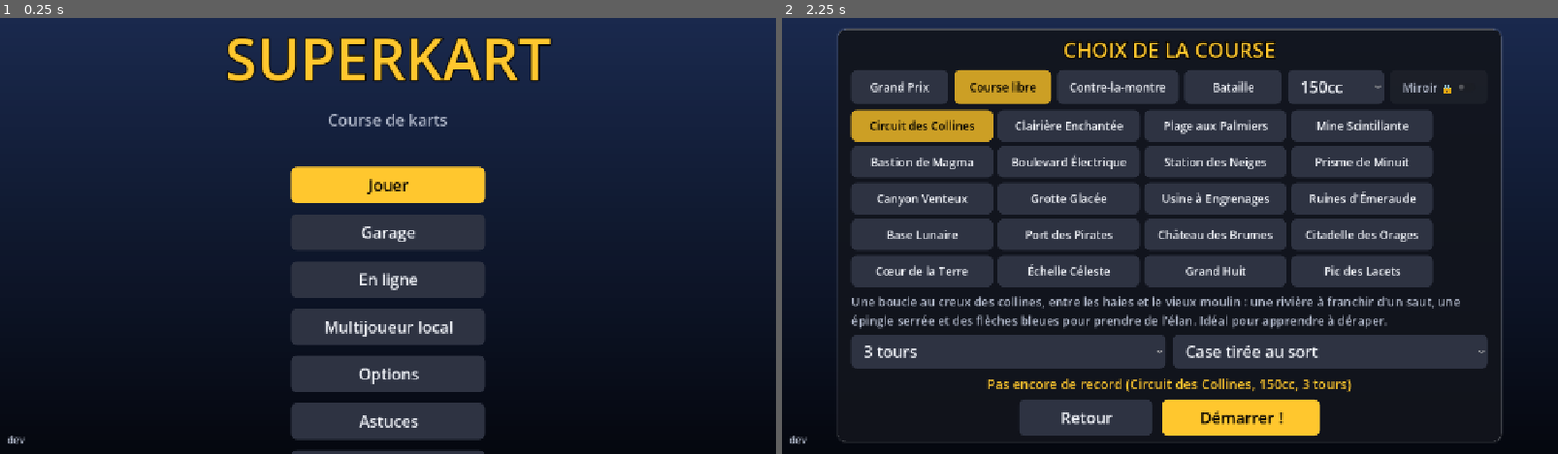
Above: before the commit, frames 1-2 (left to right).
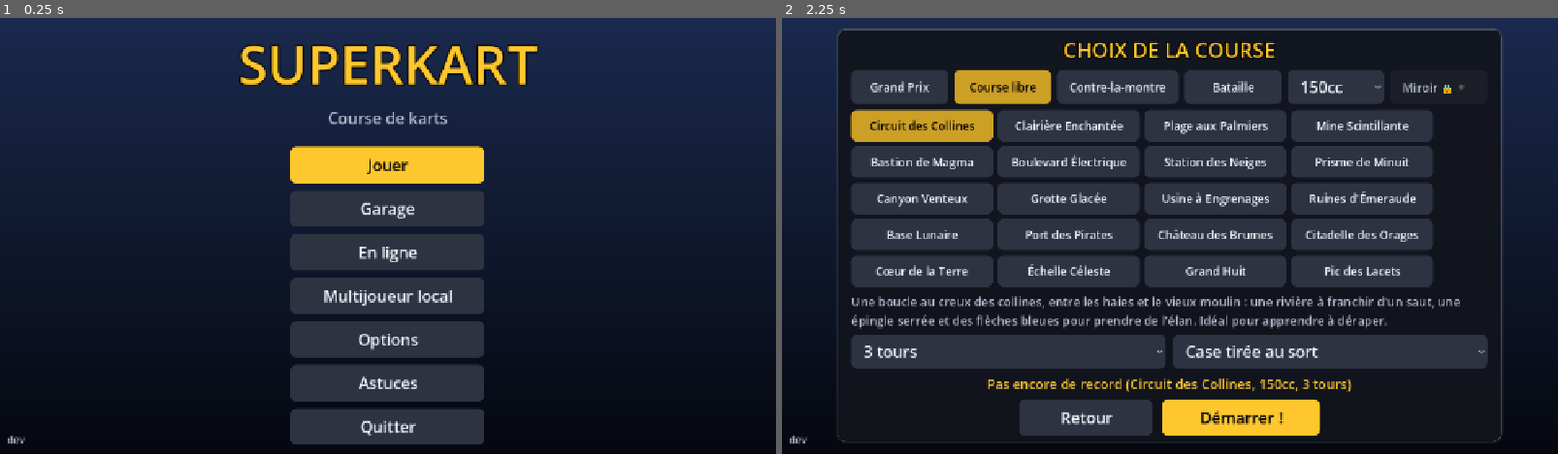
Above: after the commit, the same moments.

Repository: Ajustor/superKart
Game: Godot game, scene res://scenes/ui/main_menu.tscn
Same seed, same stepped clock (60 frames per second), same inputs: the game is played once before the commit and once after it.
Inputs:
- Up to frame 1 (0.25 s): no input
- Up to frame 2 (2.25 s): click "Jouer" at 0.5 s; click "Retour" at 1.25 s; click "Jouer" at 2 s

The runs differ from the first frame. In frame 1, 12% of the frame differs, in the area x 29-71%, y 4-100%; in frame 2, nothing differs.

Commit message:
Écrans multijoueur adaptés au téléphone
Vérifiés en capture à 2400×1080, 1280×720 et 1024×768, salon plein :
- En ligne, réseau local et salon en deux colonnes (pilotes / réglages) :
  plus rien ne déborde, même à 8 joueurs avec deux lignes d'adresse ;
  défilement de secours si l'écran est trop bas.
- Plus de focus sur un champ texte à l'ouverture (le clavier virtuel ne
  surgit plus) ; l'écran remonte au-dessus du clavier quand on tape.
- Code du salon en jaune et plus grand ; « Public / Privé 🔒 » en bouton
  à bascule lisible ; code tapé en majuscules ; clavier URL pour les
  adresses ; champs alignés ; pseudos longs terminés par « … ».
- Accueil resserré : les sept boutons tiennent en 720 de haut.

Co-Authored-By: Claude Opus 5.5 <noreply@anthropic.com>
Claude-Session: https://claude.ai/code/session_01SoAtoqYHHpSBPNWk4dVZV2

Diff:
--- a/scripts/ui/main_menu.gd
+++ b/scripts/ui/main_menu.gd
@@ -196,17 +196,18 @@
 	var centre := CenterContainer.new()
 	centre.set_anchors_and_offsets_preset(Control.PRESET_FULL_RECT)
 	ecran.add_child(centre)
+	# Serré : sept boutons doivent tenir sur un écran haut de 720.
 	var colonne := VBoxContainer.new()
-	colonne.add_theme_constant_override("separation", 18)
+	colonne.add_theme_constant_override("separation", 12)
 	centre.add_child(colonne)
 
-	colonne.add_child(UITheme.titre("SUPERKART", 96))
+	colonne.add_child(UITheme.titre("SUPERKART", 88))
 	var sous_titre := Label.new()
 	sous_titre.text = "Course de karts"
 	sous_titre.horizontal_alignment = HORIZONTAL_ALIGNMENT_CENTER
 	sous_titre.add_theme_color_override("font_color", UITheme.TEXTE_DOUX)
 	colonne.add_child(sous_titre)
-	colonne.add_child(_espace(24))
+	colonne.add_child(_espace(6))
 
 	# Une lambda et non _montrer.bind(_selection) : l'écran de sélection est
 	# construit après celui-ci, bind aurait capturé null.
--- a/scripts/ui/multiplayer_panel.gd
+++ b/scripts/ui/multiplayer_panel.gd
@@ -14,6 +14,10 @@
 ## Le joueur veut changer de kart : le menu ouvre le garage, puis revient ici.
 signal garage
 
+## La largeur des panneaux : celle de l'écran de référence (1280), moins une
+## marge. Un téléphone en paysage est large et bas : on s'étale en colonnes.
+const LARGEUR := 1180.0
+
 var _entree: Control
 var _en_ligne: Control
 var _salon: Control
@@ -27,11 +31,13 @@
 var _liste_lan: VBoxContainer
 var _aucune: Label
 var _message: Label
+var _heberger_bouton: Button
+var _rapide: Button
 
 var _client: EnLigne
 var _pseudo_en_ligne: LineEdit
 var _nom_salon: LineEdit
-var _prive: CheckButton
+var _prive: Button
 var _code: LineEdit
 var _serveur: LineEdit
 var _liste_en_ligne: VBoxContainer
@@ -110,7 +116,7 @@
 		_activer_en_ligne(true)
 		_rafraichissement.start()
 		_actualiser()
-		_pseudo_en_ligne.grab_focus()
+		_donner_le_focus(_rapide)
 	else:
 		_rafraichissement.stop()
 	if ecran == _entree:
@@ -118,88 +124,121 @@
 		_pseudo.text = GameSettings.pseudo
 		Reseau.decouverte.ecouter()
 		_rafraichir_lan()
-		_pseudo.grab_focus()
+		_donner_le_focus(_heberger_bouton)
 	elif ecran == _salon:
 		_rafraichir_salon()
+
+
+## Le focus pour le clavier et la manette, sur le bouton principal plutôt
+## que sur un champ de texte : sur un téléphone, un champ qui prend le focus
+## ouvre le clavier virtuel par-dessus l'écran sans qu'on l'ait demandé. Au
+## doigt, pas de focus du tout : un bouton surligné ressemblerait à un choix.
+func _donner_le_focus(bouton: Button) -> void:
+	if not GameSettings.tactile_actif():
+		bouton.grab_focus()
+
+
+func _process(_delta: float) -> void:
+	if not visible:
+		return
+	_message.visible = _message.text != ""
+	_message_en_ligne.visible = _message_en_ligne.text != ""
+	_eviter_le_clavier()
+
+
+## Le clavier virtuel cache le bas de l'écran : l'écran remonte juste assez
+## pour que le champ où l'on tape reste visible au-dessus.
+func _eviter_le_clavier() -> void:
+	var decalage := 0.0
+	var champ := get_viewport().gui_get_focus_owner() as LineEdit
+	var clavier := DisplayServer.virtual_keyboard_get_height()
+	if champ != null and clavier > 0 and is_ancestor_of(champ):
+		decalage = MultiplayerPanel.decalage_pour_clavier(champ.get_global_rect().end.y - position.y,
+			get_viewport_rect().size.y, clavier, DisplayServer.window_get_size().y)
+	position.y = -decalage
+
+
+## De combien remonter l'écran pour qu'un champ dont le bas est à `bas_champ`
+## (unités de l'écran de jeu, haut `hauteur_vue`) dépasse d'un clavier haut
+## de `clavier` pixels d'une fenêtre haute de `hauteur_fenetre` pixels.
+static func decalage_pour_clavier(bas_champ: float, hauteur_vue: float, clavier: int,
+		hauteur_fenetre: int) -> float:
+	if clavier <= 0 or hauteur_fenetre <= 0:
+		return 0.0
+	var haut_du_clavier := hauteur_vue * (1.0 - float(clavier) / float(hauteur_fenetre))
+	return maxf(0.0, bas_champ + 16.0 - haut_du_clavier)
 
 
 func _ecran_entree() -> Control:
 	var ecran := Control.new()
 	ecran.set_anchors_and_offsets_preset(Control.PRESET_FULL_RECT)
 	add_child(ecran)
-	var colonne := UITheme.panneau_centre(ecran, 720.0)
-	colonne.add_child(UITheme.titre("MULTIJOUEUR", 40))
+	var colonne := UITheme.panneau_defilant(ecran, LARGEUR)
+	colonne.add_child(UITheme.titre("MULTIJOUEUR LOCAL", 40))
+	var cotes := UITheme.deux_colonnes(colonne)
 
 	_pseudo = LineEdit.new()
 	_pseudo.placeholder_text = "Ton pseudo"
 	_pseudo.max_length = 16
 	_pseudo.text = GameSettings.pseudo
-	_pseudo.custom_minimum_size = Vector2(320, 0)
-	colonne.add_child(_ligne("Pseudo", _pseudo))
-
-	var heberger := UITheme.bouton("Héberger une partie", _heberger)
-	heberger.size_flags_horizontal = Control.SIZE_SHRINK_CENTER
-	colonne.add_child(heberger)
-
-	var intertitre := Label.new()
-	intertitre.text = "PARTIES SUR CE RÉSEAU"
-	intertitre.add_theme_color_override("font_color", UITheme.ACCENT)
-	intertitre.add_theme_font_size_override("font_size", 20)
-	colonne.add_child(intertitre)
-	_liste_lan = VBoxContainer.new()
-	colonne.add_child(_liste_lan)
-	_aucune = Label.new()
-	_aucune.text = "Aucune partie trouvée pour l'instant…"
-	_aucune.add_theme_color_override("font_color", UITheme.TEXTE_DOUX)
-	_liste_lan.add_child(_aucune)
-
+	cotes[0].add_child(_ligne("Pseudo", _pseudo))
+	_heberger_bouton = UITheme.bouton("Héberger une partie", _heberger)
+	_heberger_bouton.size_flags_horizontal = Control.SIZE_EXPAND_FILL
+	cotes[0].add_child(_heberger_bouton)
+	cotes[0].add_child(UITheme.intertitre("REJOINDRE PAR ADRESSE"))
 	_adresse = LineEdit.new()
 	_adresse.placeholder_text = "192.168.1.20"
 	_adresse.text = GameSettings.derniere_adresse
-	_adresse.custom_minimum_size = Vector2(260, 0)
+	_adresse.virtual_keyboard_type = LineEdit.KEYBOARD_TYPE_URL
+	_adresse.size_flags_horizontal = Control.SIZE_EXPAND_FILL
+	_adresse.text_submitted.connect(func(t: String) -> void: _rejoindre(t))
 	var rejoindre := HBoxContainer.new()
 	rejoindre.add_theme_constant_override("separation", 10)
-	var etiquette := Label.new()
-	etiquette.text = "Adresse de l'hôte"
-	etiquette.size_flags_horizontal = Control.SIZE_EXPAND_FILL
-	rejoindre.add_child(etiquette)
 	rejoindre.add_child(_adresse)
-	var bouton := Button.new()
-	bouton.text = "Rejoindre"
-	bouton.pressed.connect(func() -> void: _rejoindre(_adresse.text))
+	var bouton := UITheme.bouton("Rejoindre", func() -> void: _rejoindre(_adresse.text))
+	bouton.custom_minimum_size.x = 180
 	rejoindre.add_child(bouton)
-	colonne.add_child(rejoindre)
-
-	_message = Label.new()
-	_message.add_theme_color_override("font_color", Color(1.0, 0.5, 0.4))
-	_message.autowrap_mode = TextServer.AUTOWRAP_WORD_SMART
+	cotes[0].add_child(rejoindre)
+
+	cotes[1].add_child(UITheme.intertitre("PARTIES SUR CE RÉSEAU"))
+	_liste_lan = VBoxContainer.new()
+	cotes[1].add_child(MultiplayerPanel._liste_defilante(_liste_lan, 300))
+	_aucune = Label.new()
+	_aucune.text = "Aucune partie trouvée pour l'instant…"
+	_aucune.autowrap_mode = TextServer.AUTOWRAP_WORD_SMART
+	_aucune.add_theme_color_override("font_color", UITheme.TEXTE_DOUX)
+	_liste_lan.add_child(_aucune)
+
+	_message = _etiquette_message()
 	colonne.add_child(_message)
-
 	var retour := UITheme.bouton("Retour", _fermer)
 	retour.size_flags_horizontal = Control.SIZE_SHRINK_CENTER
 	colonne.add_child(retour)
 	return ecran
 
-
 func _ecran_salon() -> Control:
 	var ecran := Control.new()
 	ecran.set_anchors_and_offsets_preset(Control.PRESET_FULL_RECT)
 	add_child(ecran)
-	var colonne := UITheme.panneau_centre(ecran, 720.0)
+	var colonne := UITheme.panneau_defilant(ecran, LARGEUR)
 	_titre_salon = UITheme.titre("SALON", 40)
 	colonne.add_child(_titre_salon)
+	# Le code du salon, à donner aux amis ; en local, l'adresse Internet ou
+	# pourquoi il n'y en a pas : parfois deux lignes.
 	_adresses = Label.new()
-	# L'adresse Internet, ou pourquoi il n'y en a pas : parfois deux lignes.
 	_adresses.autowrap_mode = TextServer.AUTOWRAP_WORD_SMART
-	_adresses.custom_minimum_size.x = 660
 	_adresses.horizontal_alignment = HORIZONTAL_ALIGNMENT_CENTER
-	_adresses.add_theme_color_override("font_color", UITheme.TEXTE_DOUX)
-	_adresses.add_theme_font_size_override("font_size", 20)
+	_adresses.add_theme_font_size_override("font_size", 22)
 	colonne.add_child(_adresses)
 
+	# Les pilotes à gauche, les réglages de la course à droite.
+	var cotes := UITheme.deux_colonnes(colonne)
+	cotes[0].add_child(UITheme.intertitre("PILOTES"))
 	_joueurs = VBoxContainer.new()
-	colonne.add_child(_joueurs)
-
+	_joueurs.add_theme_constant_override("separation", 4)
+	cotes[0].add_child(_joueurs)
+
+	cotes[1].add_child(UITheme.intertitre("COURSE"))
 	# Une course seule, ou une des coupes. L'id est l'index de la coupe plus
 	# un : un id de -1 veut dire « prends l'index » pour OptionButton.
 	_mode = OptionButton.new()
@@ -207,27 +246,27 @@
 	for i in TrackCatalog.COUPES.size():
 		_mode.add_item("Grand Prix : %s" % TrackCatalog.COUPES[i].nom, i + 1)
 	_mode.item_selected.connect(func(_i: int) -> void: _envoyer_config())
-	colonne.add_child(_ligne("Mode", _mode))
+	cotes[1].add_child(_ligne("Mode", _mode))
 	_classe = OptionButton.new()
 	for c in Cylindree.NOMS.size():
 		_classe.add_item(Cylindree.nom(c), c)
 	_classe.item_selected.connect(func(_i: int) -> void: _envoyer_config())
-	colonne.add_child(_ligne("Cylindrée", _classe))
-	_miroir = CheckButton.new()
-	_miroir.text = "Circuits en miroir"
-	_miroir.toggled.connect(func(_actif: bool) -> void: _envoyer_config())
-	colonne.add_child(_miroir)
-
+	cotes[1].add_child(_ligne("Cylindrée", _classe))
 	_piste = OptionButton.new()
 	for i in TrackCatalog.PISTES.size():
 		_piste.add_item(TrackCatalog.PISTES[i].nom, i)
 	_piste.item_selected.connect(func(_i: int) -> void: _envoyer_config())
-	colonne.add_child(_ligne("Circuit", _piste))
+	cotes[1].add_child(_ligne("Circuit", _piste))
 	_tours = OptionButton.new()
 	for n in range(1, 6):
 		_tours.add_item("%d tour%s" % [n, "s" if n > 1 else ""], n)
 	_tours.item_selected.connect(func(_i: int) -> void: _envoyer_config())
-	colonne.add_child(_ligne("Nombre de tours", _tours))
+	cotes[1].add_child(_ligne("Tours", _tours))
+	_miroir = CheckButton.new()
+	_miroir.text = "Circuits en miroir"
+	_miroir.custom_minimum_size.y = 56
+	_miroir.toggled.connect(func(_actif: bool) -> void: _envoyer_config())
+	cotes[1].add_child(_miroir)
 
 	_attente = Label.new()
 	_attente.text = "En attente du lancement par l'hôte…"
@@ -241,17 +280,16 @@
 	var quitter := UITheme.bouton("Quitter le salon", func() -> void:
 		Reseau.quitter()
 		_montrer(_porte))
-	quitter.custom_minimum_size.x = 220
+	quitter.custom_minimum_size.x = 260
 	boutons.add_child(quitter)
 	var vers_garage := UITheme.bouton("Garage", func() -> void: garage.emit())
-	vers_garage.custom_minimum_size.x = 160
+	vers_garage.custom_minimum_size.x = 200
 	boutons.add_child(vers_garage)
 	_lancer = UITheme.bouton("Lancer la course", Reseau.lancer_course)
-	_lancer.custom_minimum_size.x = 240
+	_lancer.custom_minimum_size.x = 300
 	boutons.add_child(_lancer)
 	colonne.add_child(boutons)
 	return ecran
-
 
 func _pseudo_choisi() -> String:
 	var champ := _pseudo_en_ligne if _en_ligne.visible else _pseudo
@@ -325,6 +363,9 @@
 		var toi := "  ← toi" if peer == Reseau.mon_id() else ""
 		l.text = "%s%s — %s%s" % [Reseau.lobby.joueurs[peer], marque, ModeleKart.nom(vehicule[0]), toi]
 		l.add_theme_color_override("font_color", UITheme.ACCENT if peer == Reseau.mon_id() else UITheme.TEXTE)
+		# Un long pseudo se termine en « … » plutôt que d'écraser les réglages.
+		l.text_overrun_behavior = TextServer.OVERRUN_TRIM_ELLIPSIS
+		l.size_flags_horizontal = Control.SIZE_EXPAND_FILL
 		ligne.add_child(l)
 		_joueurs.add_child(ligne)
 	var places_ia := Lobby.PLACES - Reseau.lobby.joueurs.size()
@@ -335,6 +376,8 @@
 		_joueurs.add_child(l)
 
 	var adresses := ""
+	# Le code d'un salon en ligne se donne aux amis : bien en vue.
+	_adresses.add_theme_color_override("font_color", UITheme.ACCENT if en_ligne else UITheme.TEXTE_DOUX)
 	if en_ligne:
 		_titre_salon.text = str(Reseau.infos_salon.get("nom", "Salon")).to_upper()
 		adresses = MultiplayerPanel.texte_code(Reseau.infos_salon)
@@ -403,9 +446,11 @@
 	var ligne := HBoxContainer.new()
 	var etiquette := Label.new()
 	etiquette.text = texte
-	etiquette.size_flags_horizontal = Control.SIZE_EXPAND_FILL
+	# Une largeur d'étiquette fixe : les champs s'alignent d'une ligne à
+	# l'autre et prennent tout le reste.
+	etiquette.custom_minimum_size.x = 210
 	ligne.add_child(etiquette)
-	controle.custom_minimum_size.x = maxf(controle.custom_minimum_size.x, 320)
+	controle.size_flags_horizontal = Control.SIZE_EXPAND_FILL
 	ligne.add_child(controle)
 	return ligne
 
@@ -430,94 +475,123 @@
 	var ecran := Control.new()
 	ecran.set_anchors_and_offsets_preset(Control.PRESET_FULL_RECT)
 	add_child(ecran)
-	var colonne := UITheme.panneau_centre(ecran, 760.0)
+	var colonne := UITheme.panneau_defilant(ecran, LARGEUR)
 	colonne.add_child(UITheme.titre("EN LIGNE", 40))
-
+	var cotes := UITheme.deux_colonnes(colonne)
+
+	# À gauche : qui l'on est, et comment entrer dans un salon.
 	_pseudo_en_ligne = LineEdit.new()
 	_pseudo_en_ligne.placeholder_text = "Ton pseudo"
 	_pseudo_en_ligne.max_length = 16
-	_pseudo_en_ligne.custom_minimum_size = Vector2(320, 0)
-	colonne.add_child(_ligne("Pseudo", _pseudo_en_ligne))
-
-	var rapide := UITheme.bouton("Partie rapide", _lancer_partie_rapide)
-	rapide.size_flags_horizontal = Control.SIZE_SHRINK_CENTER
-	colonne.add_child(rapide)
-	_boutons_en_ligne.append(rapide)
+	cotes[0].add_child(_ligne("Pseudo", _pseudo_en_ligne))
+
+	_rapide = UITheme.bouton("Partie rapide", _lancer_partie_rapide)
+	_rapide.size_flags_horizontal = Control.SIZE_EXPAND_FILL
+	cotes[0].add_child(_rapide)
+	_boutons_en_ligne.append(_rapide)
 
 	# Créer son salon : public, il apparaît dans la liste ; privé, on y entre
 	# par son code.
+	cotes[0].add_child(UITheme.intertitre("CRÉER UN SALON"))
 	var creer := HBoxContainer.new()
 	creer.add_theme_constant_override("separation", 10)
 	_nom_salon = LineEdit.new()
 	_nom_salon.placeholder_text = "Nom du salon"
 	_nom_salon.max_length = 32
 	_nom_salon.size_flags_horizontal = Control.SIZE_EXPAND_FILL
+	_nom_salon.text_submitted.connect(func(_t: String) -> void: _creer_salon())
 	creer.add_child(_nom_salon)
-	_prive = CheckButton.new()
-	_prive.text = "Privé"
+	# Un bouton à bascule qui dit en toutes lettres ce qu'on va créer :
+	# l'interrupteur d'un CheckButton se voit mal sur fond sombre.
+	_prive = Button.new()
+	_prive.toggle_mode = true
+	_prive.text = "Public"
+	_prive.custom_minimum_size = Vector2(150, 60)
+	_prive.toggled.connect(func(prive: bool) -> void:
+		_prive.text = "Privé 🔒" if prive else "Public")
 	creer.add_child(_prive)
-	var bouton_creer := Button.new()
-	bouton_creer.text = "Créer un salon"
-	bouton_creer.pressed.connect(_creer_salon)
+	var bouton_creer := UITheme.bouton("Créer", _creer_salon)
+	bouton_creer.custom_minimum_size.x = 130
 	creer.add_child(bouton_creer)
 	_boutons_en_ligne.append(bouton_creer)
-	colonne.add_child(creer)
-
+	cotes[0].add_child(creer)
+
+	cotes[0].add_child(UITheme.intertitre("REJOINDRE UN AMI"))
 	var par_code := HBoxContainer.new()
 	par_code.add_theme_constant_override("separation", 10)
-	var etiquette := Label.new()
-	etiquette.text = "Code d'un salon"
-	etiquette.size_flags_horizontal = Control.SIZE_EXPAND_FILL
-	par_code.add_child(etiquette)
 	_code = LineEdit.new()
-	_code.placeholder_text = "ABCDE"
+	_code.placeholder_text = "Code, ex. K7XQ2"
 	_code.max_length = 5
-	_code.custom_minimum_size.x = 140
+	_code.size_flags_horizontal = Control.SIZE_EXPAND_FILL
+	# En majuscules à mesure qu'on tape : le code se lit tel qu'on l'a reçu.
+	_code.text_changed.connect(func(texte: String) -> void:
+		if texte != texte.to_upper():
+			var curseur := _code.caret_column
+			_code.text = texte.to_upper()
+			_code.caret_column = curseur)
 	_code.text_submitted.connect(func(_t: String) -> void: _rejoindre_par_code())
 	par_code.add_child(_code)
-	var bouton_code := Button.new()
-	bouton_code.text = "Rejoindre"
-	bouton_code.pressed.connect(_rejoindre_par_code)
+	var bouton_code := UITheme.bouton("Rejoindre", _rejoindre_par_code)
+	bouton_code.custom_minimum_size.x = 180
 	par_code.add_child(bouton_code)
 	_boutons_en_ligne.append(bouton_code)
-	colonne.add_child(par_code)
-
-	var entete := HBoxContainer.new()
-	var intertitre := Label.new()
-	intertitre.text = "SALONS PUBLICS"
-	intertitre.add_theme_color_override("font_color", UITheme.ACCENT)
-	intertitre.add_theme_font_size_override("font_size", 20)
-	intertitre.size_flags_horizontal = Control.SIZE_EXPAND_FILL
-	entete.add_child(intertitre)
-	var actualiser := Button.new()
-	actualiser.text = "Actualiser"
-	actualiser.pressed.connect(_actualiser)
-	entete.add_child(actualiser)
-	colonne.add_child(entete)
-	_liste_en_ligne = VBoxContainer.new()
-	colonne.add_child(_liste_en_ligne)
-	_aucun_salon = Label.new()
-	_aucun_salon.add_theme_color_override("font_color", UITheme.TEXTE_DOUX)
-	_liste_en_ligne.add_child(_aucun_salon)
-
-	_message_en_ligne = Label.new()
-	_message_en_ligne.autowrap_mode = TextServer.AUTOWRAP_WORD_SMART
-	colonne.add_child(_message_en_ligne)
+	cotes[0].add_child(par_code)
 
 	# Un autre serveur que celui du jeu : le sien, ou celui d'un ami.
 	_serveur = LineEdit.new()
 	_serveur.placeholder_text = str(ProjectSettings.get_setting(EnLigne.REGLAGE, "")) \
 		if str(ProjectSettings.get_setting(EnLigne.REGLAGE, "")) != "" else "superkart.exemple.org"
 	_serveur.text = GameSettings.serveur_en_ligne
+	_serveur.virtual_keyboard_type = LineEdit.KEYBOARD_TYPE_URL
 	_serveur.text_submitted.connect(func(_t: String) -> void: _actualiser())
 	_serveur.focus_exited.connect(_retenir_serveur)
-	colonne.add_child(_ligne("Serveur", _serveur))
-
+	cotes[0].add_child(_ligne("Serveur", _serveur))
+
+	# À droite : les salons publics.
+	var entete := HBoxContainer.new()
+	var intertitre := UITheme.intertitre("SALONS PUBLICS")
+	intertitre.size_flags_horizontal = Control.SIZE_EXPAND_FILL
+	entete.add_child(intertitre)
+	var actualiser := UITheme.bouton("Actualiser", _actualiser)
+	actualiser.custom_minimum_size.x = 180
+	entete.add_child(actualiser)
+	cotes[1].add_child(entete)
+	_liste_en_ligne = VBoxContainer.new()
+	cotes[1].add_child(MultiplayerPanel._liste_defilante(_liste_en_ligne, 300))
+	_aucun_salon = Label.new()
+	_aucun_salon.autowrap_mode = TextServer.AUTOWRAP_WORD_SMART
+	_aucun_salon.add_theme_color_override("font_color", UITheme.TEXTE_DOUX)
+	_liste_en_ligne.add_child(_aucun_salon)
+
+	_message_en_ligne = _etiquette_message()
+	colonne.add_child(_message_en_ligne)
 	var retour := UITheme.bouton("Retour", _fermer)
 	retour.size_flags_horizontal = Control.SIZE_SHRINK_CENTER
 	colonne.add_child(retour)
 	return ecran
 
+
+## Une liste dans une boîte de hauteur fixe qui défile : la colonne garde sa
+## taille quel que soit le nombre de parties trouvées.
+static func _liste_defilante(liste: VBoxContainer, hauteur: float) -> ScrollContainer:
+	var boite := ScrollContainer.new()
+	boite.custom_minimum_size.y = hauteur
+	boite.horizontal_scroll_mode = ScrollContainer.SCROLL_MODE_DISABLED
+	boite.follow_focus = true
+	liste.size_flags_horizontal = Control.SIZE_EXPAND_FILL
+	liste.add_theme_constant_override("separation", 8)
+	boite.add_child(liste)
+	return boite
+
+
+## Une ligne pour les erreurs et les « connexion… », cachée quand elle est
+## vide pour ne pas creuser un trou dans l'écran.
+static func _etiquette_message() -> Label:
+	var l := Label.new()
+	l.autowrap_mode = TextServer.AUTOWRAP_WORD_SMART
+	l.horizontal_alignment = HORIZONTAL_ALIGNMENT_CENTER
+	l.visible = false
+	return l
 
 func _retenir_serveur() -> void:
 	var adresse := _serveur.text.strip_edges()
--- a/scripts/ui/ui_theme.gd
+++ b/scripts/ui/ui_theme.gd
@@ -120,3 +120,53 @@
 	colonne.add_theme_constant_override("separation", 10)
 	panneau.add_child(colonne)
 	return colonne
+
+
+## Un grand panneau centré, en largeur, qui défile s'il dépasse de l'écran (petit
+## écran, clavier virtuel ouvert) : rien n'est jamais coupé. Rend la colonne.
+static func panneau_defilant(parent: Control, largeur: float) -> VBoxContainer:
+	var defilement := ScrollContainer.new()
+	defilement.set_anchors_and_offsets_preset(Control.PRESET_FULL_RECT)
+	defilement.horizontal_scroll_mode = ScrollContainer.SCROLL_MODE_DISABLED
+	defilement.follow_focus = true
+	parent.add_child(defilement)
+	var marges := MarginContainer.new()
+	marges.size_flags_horizontal = Control.SIZE_EXPAND_FILL
+	marges.size_flags_vertical = Control.SIZE_EXPAND_FILL
+	for cote in ["margin_left", "margin_right", "margin_top", "margin_bottom"]:
+		marges.add_theme_constant_override(cote, 8)
+	defilement.add_child(marges)
+	var centre := CenterContainer.new()
+	marges.add_child(centre)
+	var panneau := PanelContainer.new()
+	panneau.custom_minimum_size = Vector2(largeur, 0)
+	centre.add_child(panneau)
+	var colonne := VBoxContainer.new()
+	colonne.add_theme_constant_override("separation", 10)
+	panneau.add_child(colonne)
+	return colonne
+
+
+## Deux colonnes côte à côte dans `parent` : l'écran d'un téléphone est
+## large et bas, mieux vaut s'étaler que s'empiler. Rend [gauche, droite].
+static func deux_colonnes(parent: Control, separation: int = 28) -> Array[VBoxContainer]:
+	var ligne := HBoxContainer.new()
+	ligne.add_theme_constant_override("separation", separation)
+	parent.add_child(ligne)
+	var colonnes: Array[VBoxContainer] = []
+	for i in 2:
+		var c := VBoxContainer.new()
+		c.size_flags_horizontal = Control.SIZE_EXPAND_FILL
+		c.size_flags_stretch_ratio = 1.0
+		c.add_theme_constant_override("separation", 10)
+		ligne.add_child(c)
+		colonnes.append(c)
+	return colonnes
+
+
+static func intertitre(texte: String) -> Label:
+	var l := Label.new()
+	l.text = texte
+	l.add_theme_color_override("font_color", ACCENT)
+	l.add_theme_font_size_override("font_size", 20)
+	return l
--- a/tests/test_en_ligne.gd
+++ b/tests/test_en_ligne.gd
@@ -129,3 +129,11 @@
 			simules += 1
 	assert_eq(simules, 6, "l'IA tourne sur le serveur")
 	course.free()
+
+
+func test_le_champ_remonte_au_dessus_du_clavier() -> void:
+	# Écran de jeu haut de 720, fenêtre de 1080 pixels, clavier de 540 : le
+	# clavier couvre la moitié basse, à partir de 360.
+	assert_eq(MultiplayerPanel.decalage_pour_clavier(300.0, 720.0, 540, 1080), 0.0, "déjà visible")
+	assert_almost_eq(MultiplayerPanel.decalage_pour_clavier(500.0, 720.0, 540, 1080), 156.0, 0.01)
+	assert_eq(MultiplayerPanel.decalage_pour_clavier(500.0, 720.0, 0, 1080), 0.0, "pas de clavier")
